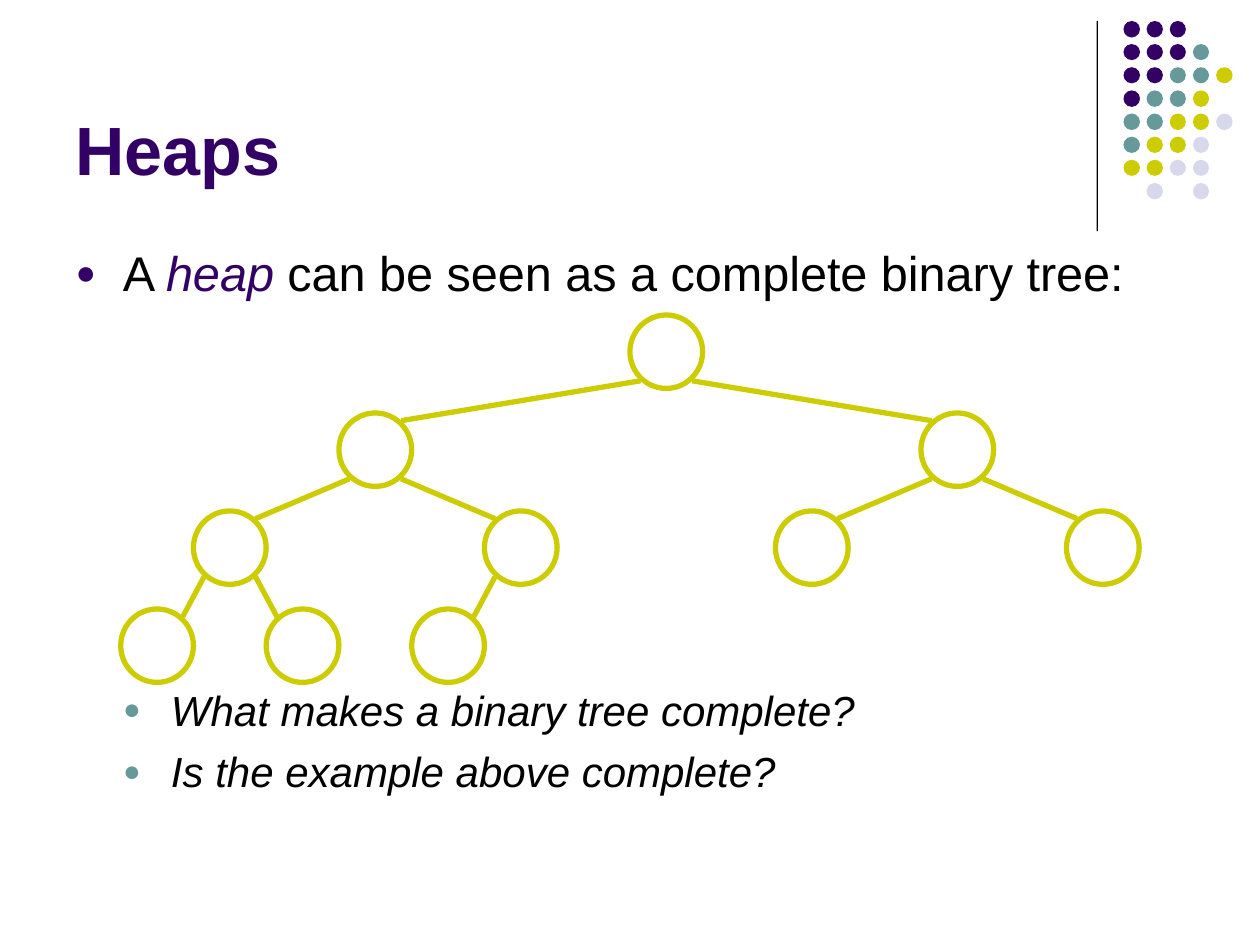
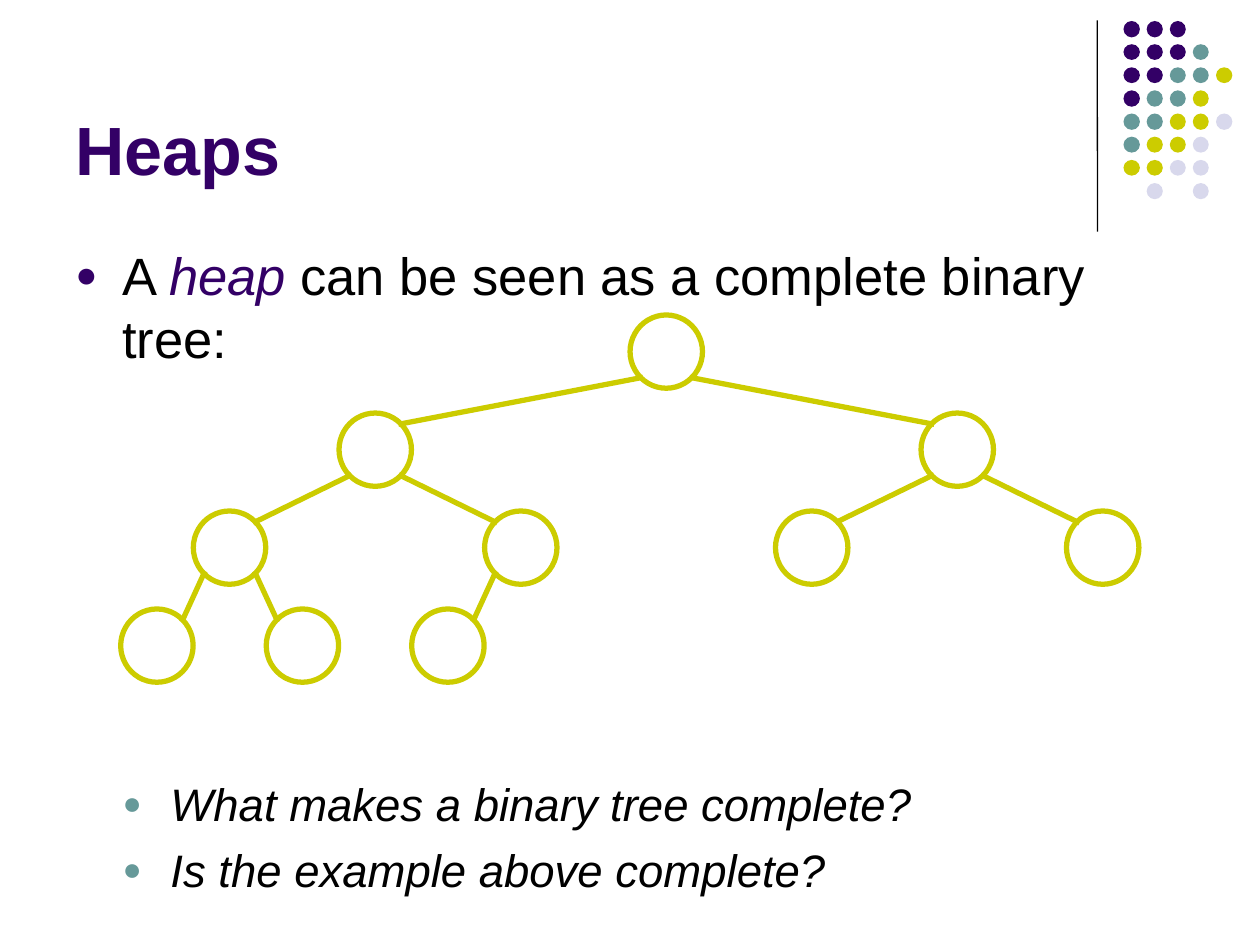
Before and after one commit to iffishells/design-analysis-and-algorithm, a slide deck: slide 2 of resoureces/7-Heaps,+Heap+Sort.ppt. Drawn at 1260x945 pixels with LibreOffice and Linux fonts; fonts in the diff are those of the drawing. Boxes give left, top, right and bottom in pixels: in the first picture for what was removed or moved away, otherwise in the second. Text is boxed around its words. In the diff, an @@ line names an element or a change of style, - is before the commit and + after.

```diff
--- a/resoureces/7-Heaps,+Heap+Sort.ppt
+++ b/resoureces/7-Heaps,+Heap+Sort.ppt
@@ text "A heap can be seen ..." at [122, 257, 1085, 896]: size 27.8 to 30 pt in "A heap can be seen as a ..."; size 24.1 to 26 pt in "What makes a binary tree complete?", "Is the example above complete?"; indent changed @@
@@ line moved from (204, 577) - (183, 616) to (204, 573) - (183, 620) @@
@@ line moved from (495, 577) - (474, 616) to (495, 573) - (474, 620) @@
```
Also in this commit, not shown: 29 other slides changed, 19 other files.
